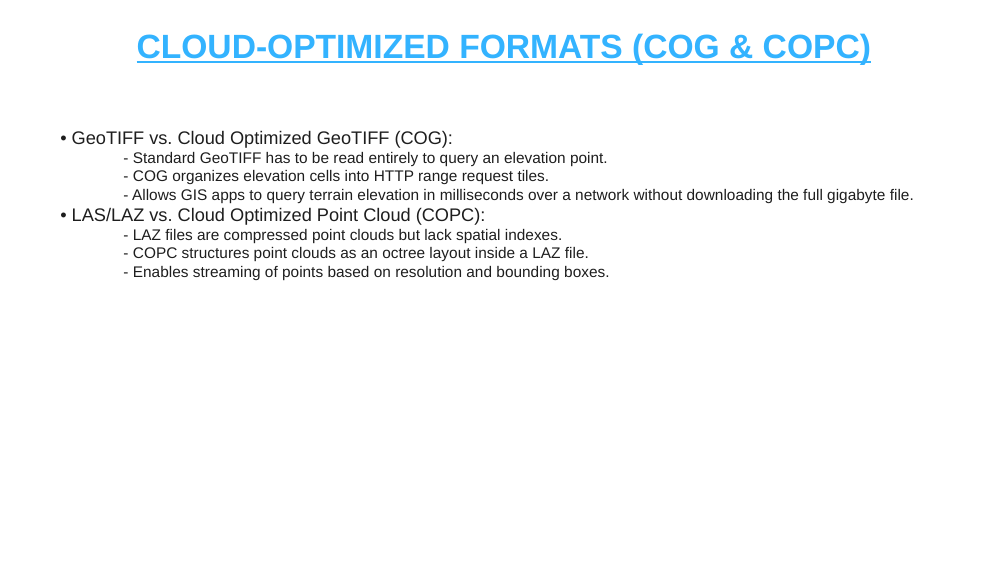
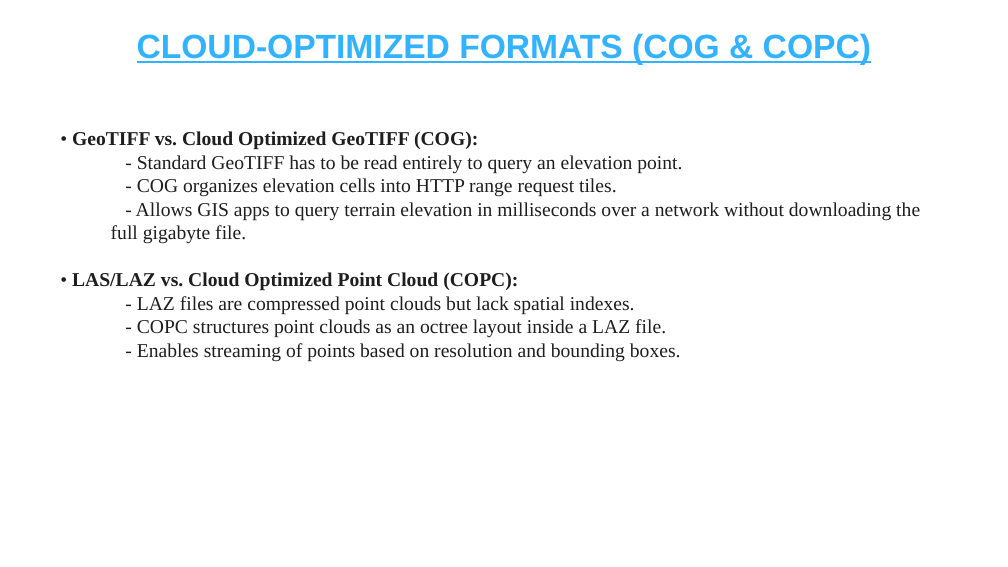
Before and after one commit to kancharlanavyatha/Drone-Footprint-Mapping-using-Qt6, a slide deck: slide 5 of Drone_Footprint_Mapping_and_Metadata_Standards.pptx (slide 7 before the commit). Drawn at 1008x567 pixels with LibreOffice and Linux fonts; fonts in the diff are those of the drawing. Boxes give left, top, right and bottom in pixels: in the first picture for what was removed or moved away, otherwise in the second. Text is boxed around its words. In the diff, an @@ line names an element or a change of style, - is before the commit and + after.

```diff
--- a/Drone_Footprint_Mapping_and_Metadata_Standards.pptx
+++ b/Drone_Footprint_Mapping_and_Metadata_Standards.pptx
@@ text "• GeoTIFF vs. Cloud Optimized ..." at [72,131,920,362]: size 13 to 14 pt in "• GeoTIFF vs. Cloud Optimized GeoTIFF (COG):", "• LAS/LAZ vs. Cloud Optimized Point Cloud ..."; font Arial to Times New Roman; bold on in "GeoTIFF vs. Cloud Optimized GeoTIFF (COG):", "LAS/LAZ vs. Cloud Optimized Point Cloud (COPC):"; size 11 to 14 pt in "- Standard GeoTIFF has to be read ...", "- COG organizes elevation cells into HTTP ...", "- Allows GIS apps to query terrain ...", "- LAZ files are compressed point clouds ..." and 2 more places @@
```
Also in this commit, not shown: 6 other slides changed, 2 slides removed, 1 other file.
